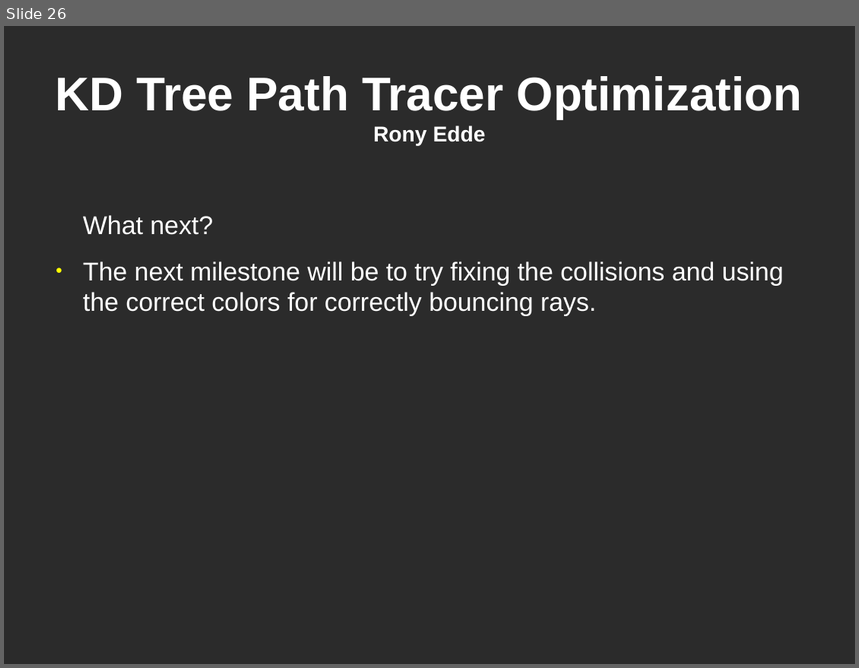
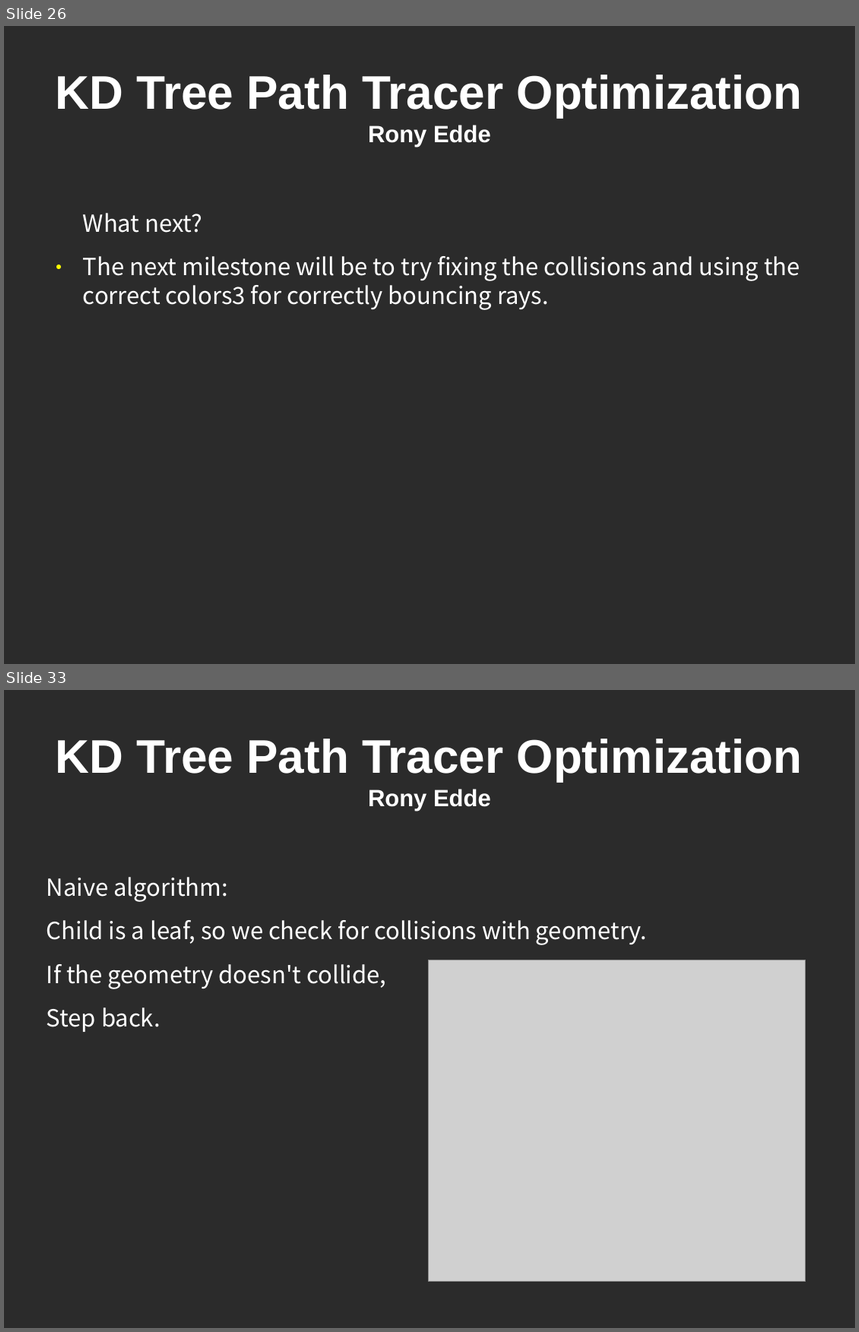
Before and after one commit to reddeupenn/kdtreePathTracerOptimization, a slide deck: presentation/presentation_1.odp. Shown one above the other, each under a label of ours: slide 26 before the commit, slides 26 and 33 after it; the slides between them are not shown. The pictures are 859x668 and 859x1332 pixels, drawn with LibreOffice and Linux fonts; fonts in the diff are those of the drawing; grey boxes stand for pictures; background and template pictures are left out; a plain dark background stands for a picture behind light text. Boxes give left, top, right and bottom in pixels: in the first picture for what was removed or moved away, otherwise in the second. Text is boxed around its words. In the diff, an @@ line names an element or a change of style, - is before the commit and + after.

```diff
--- a/presentation/presentation_1.odp
+++ b/presentation/presentation_1.odp
@@ slide 33 added at (4,690,855,1328), background picture (left out) @@
@@ title added at (56,739,803,811), 44 pt, text #FFFFFF, bold @@
+KD Tree Path Tracer Optimization
+Rony Edde
@@ text added at (47,877,648,1032), 22 pt, text #FFFFFF @@
+Naive algorithm:
+Child is a leaf, so we check for collisions with geometry.
+If the geometry doesn't collide,
+Step back.
@@ picture added at (429,961,806,1283) @@
@@ slide 26 changed as well @@
@@ title "KD Tree Path Tracer Optimization ..." at (56,75,803,147): size 20 to 22 pt in "Rony Edde" @@
@@ text at (83,213,203,233): size 24 to 22 pt, font Arial to Noto Sans CJK JP in "What next?" @@
@@ text at (83,256,800,310): text changed; size 24 to 22 pt; font Arial to Noto Sans CJK JP @@
-● The next milestone will be to try fixing the collisions and using the correct colors for correctly bouncing rays.
+● The next milestone will be to try fixing the collisions and using the correct colors3 for correctly bouncing rays.
```
Also in this commit, not shown: 25 other slides changed, 19 other slides added, 33 other files.
